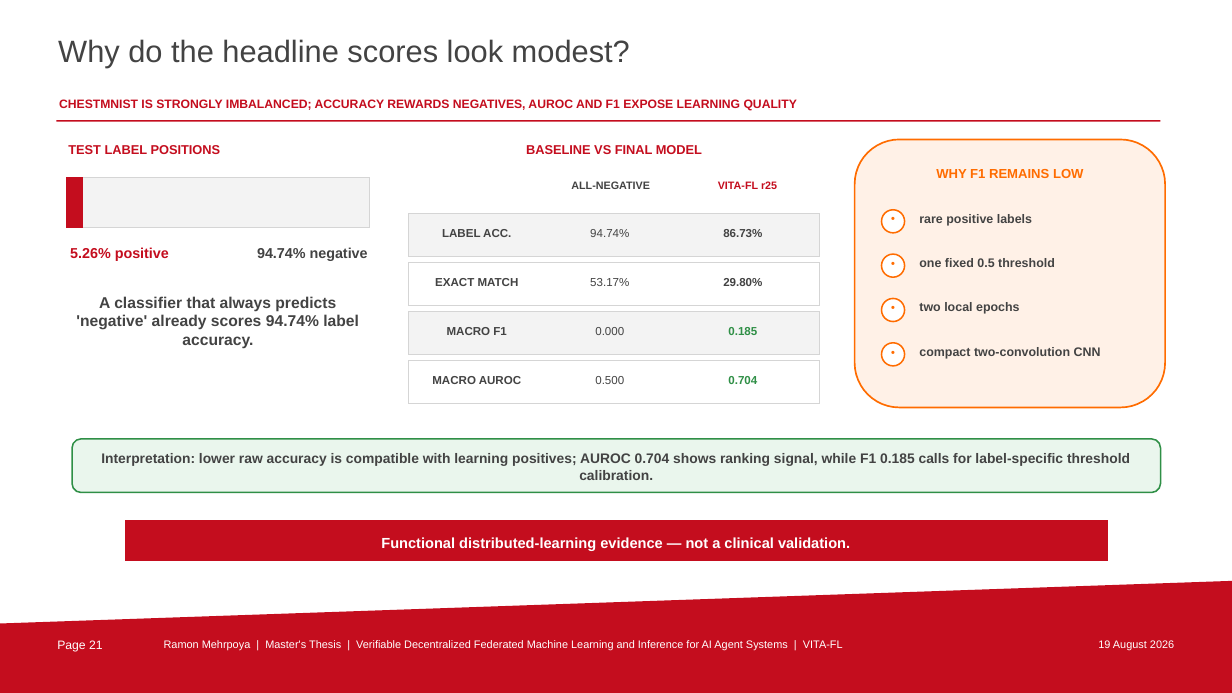
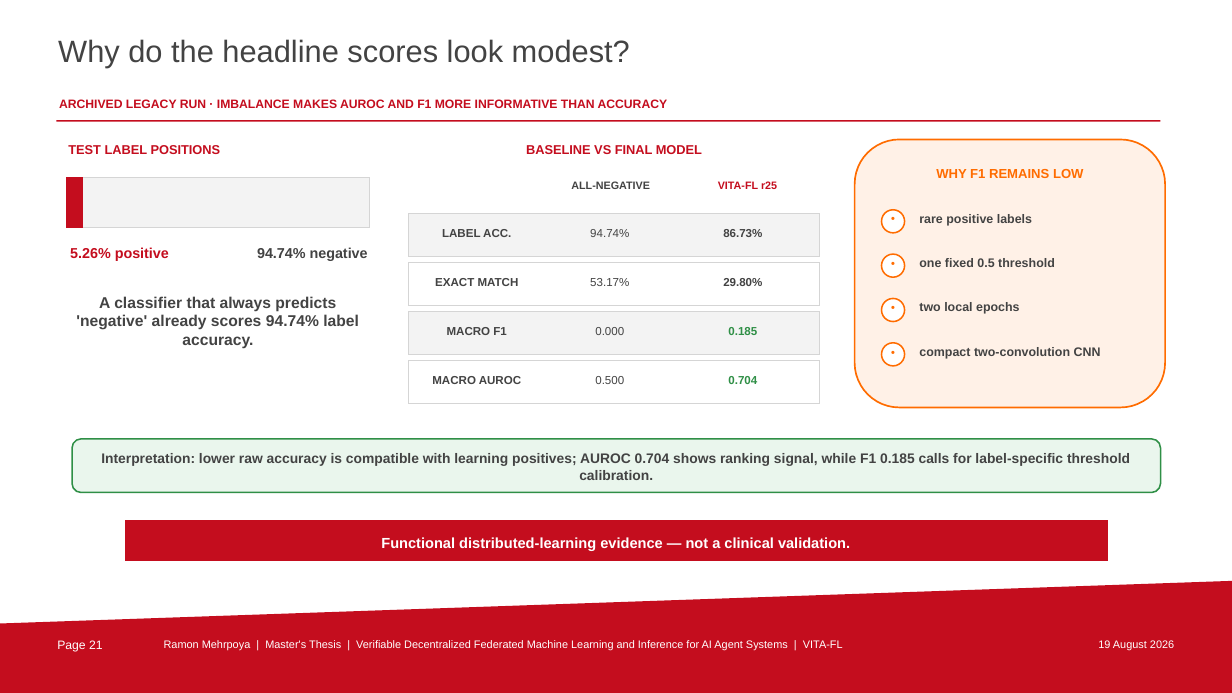
Before and after one commit to uZhW8Rgl/presentation, a slide deck: slide 21 of VITA-FL_Thesis_Presentation_TU_Berlin.pptx. Drawn at 1232x693 pixels with LibreOffice and Linux fonts; fonts in the diff are those of the drawing; background and template pictures are left out. Boxes give left, top, right and bottom in pixels: in the first picture for what was removed or moved away, otherwise in the second. Text is boxed around its words. In the diff, an @@ line names an element or a change of style, - is before the commit and + after.

```diff
--- a/VITA-FL_Thesis_Presentation_TU_Berlin.pptx
+++ b/VITA-FL_Thesis_Presentation_TU_Berlin.pptx
@@ text at (59,99,668,108): text changed @@
-CHESTMNIST IS STRONGLY IMBALANCED; ACCURACY REWARDS NEGATIVES, AUROC AND F1 EXPOSE LEARNING QUALITY
+ARCHIVED LEGACY RUN · IMBALANCE MAKES AUROC AND F1 MORE INFORMATIVE THAN ACCURACY
```
Also in this commit, not shown: 3 other slides changed, 2 slides added, 2 slides removed, 10 other files.
